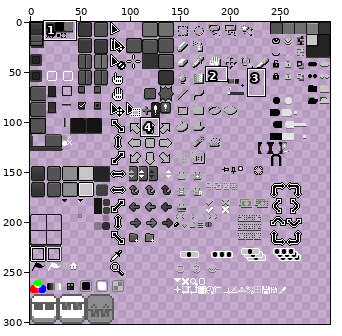
Edited in one commit: sprite sheet (sheet.png). The picture above shows the old version from afar; the outline marks the close-up.
Close-up. Before the edit:
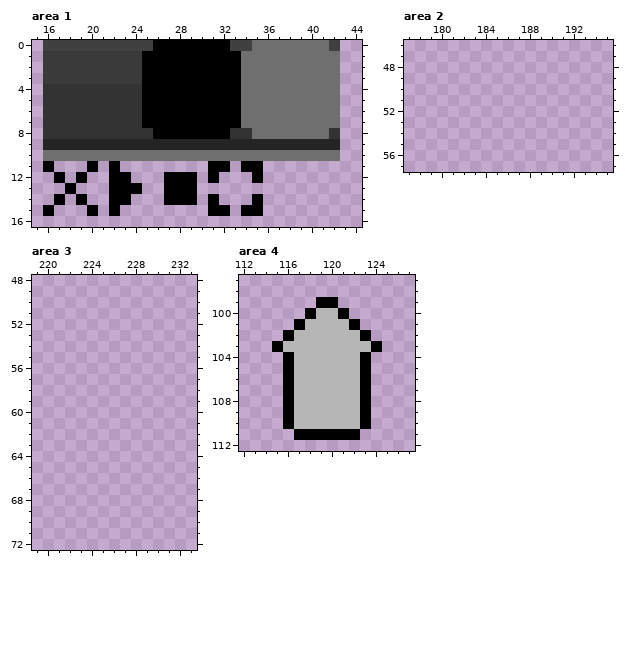
The file is 300x302 pixels. Pixels under 10% opacity are left out. Colours within 5 levels of each other are drawn and written as one. Shown: area 1: x 15..44, y 0..16; area 2: x 177..195, y 46..57; area 3: x 219..233, y 48..72; area 4: x 112..127, y 97..112. The commit also changed other parts of the picture, which this record leaves out.
Once edited:
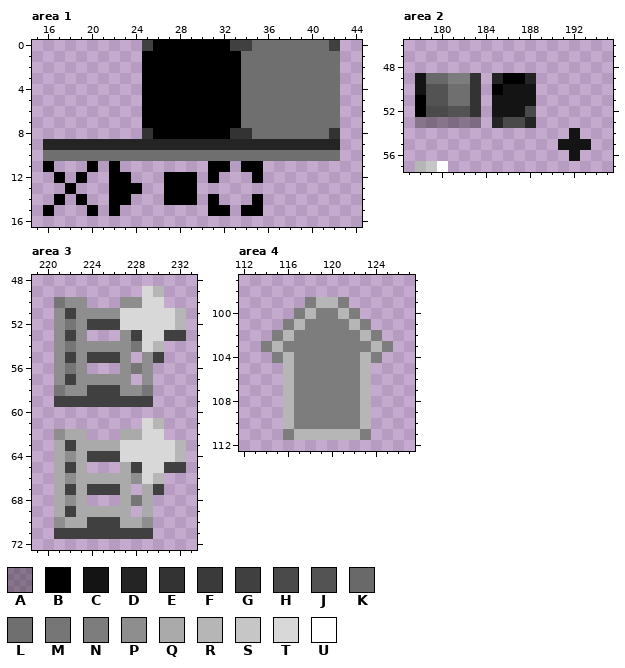
Palette (. is transparent): A #00000050  B #000000  C #141414  D #242424  E #333333  F #3a3a3a  G #404040  H #4a4a4a  J #535353  K #696969  L #6f6f6f  M #767676  N #7d7d7d  P #8e8e8e  Q #aaaaaa  R #b6b6b6  S #c6c6c6  T #d8d8d8  U #ffffff
From old to new:
Changed rows in their new state; - is an unchanged pixel.
Area 1:
first column x 16:
 0 .........
 1 .........
 2 .........
 3 .........
 4 .........
 5 .........
 6 .........
 7 .........
 8 .........
Area 2:
first column x 178:
49 CKKNNE-DBBD-----
50 CJJLLE-BCCC-----
51 BJJLLE-CCCC-----
52 BHHJJE-CCCH-----
53 AAAAAA-DHHD-----
54 --------------C-
55 -------------CCC
56 --------------C-
57 RSU-------------
Area 3:
first column x 221:
49 --------TR--
50 MPP---PPTT--
51 PGPPPPTTTTTR
52 PMPGGGTTTTTR
53 PGP---PGTTGG
54 PMPPPPPMTR--
55 PGPGGGP-PG--
56 PMP---PMP---
57 PGPPPPP-P---
58 MPPGGGPPM---
59 GGGGGGGGG---
61 --------TR--
62 PQQ---QQTT--
63 QGQQQQTTTTTR
64 QPQGGGTTTTTR
65 QGQ---QGTTGG
66 QPQQQQQPTR--
67 QGQGGGQ-QG--
68 QPQ---QMQ---
69 QGQQQQQ-Q---
70 PQQGGGQQP---
71 GGGGGGGGG---
Area 4:
first column x 114:
 99 ----NRRN----
100 ---NRNNRN---
101 --NRNNNNRN--
102 -NRNNNNNNRN-
103 NRNNNNNNNNRN
104 -NRNNNNNNRN-
105 --RNNNNNNR--
106 --RNNNNNNR--
107 --RNNNNNNR--
108 --RNNNNNNR--
109 --RNNNNNNR--
110 --RNNNNNNR--
111 --NRRRRRRN--
Where, in picture pixels (left, top, right, bottom), the same in both close-ups:
erased: (43, 40, 142, 139)
added: (415, 73, 591, 172)
added: (54, 286, 186, 539)
changed: (261, 297, 393, 440)
